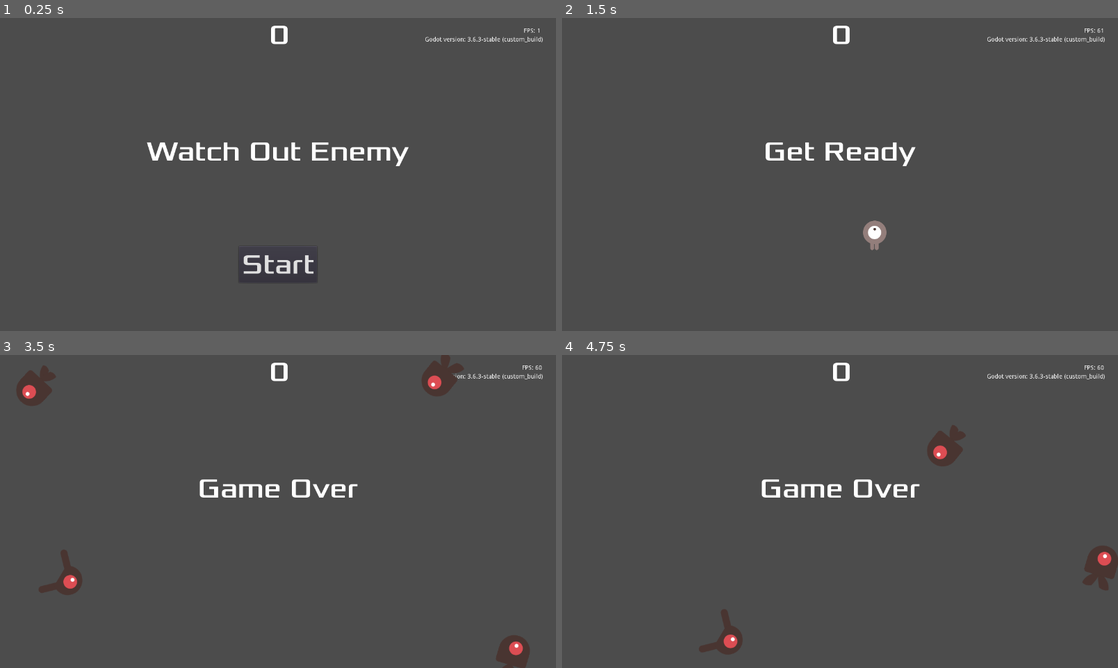
Above: before the commit, frames 1-4 (two rows, left to right).
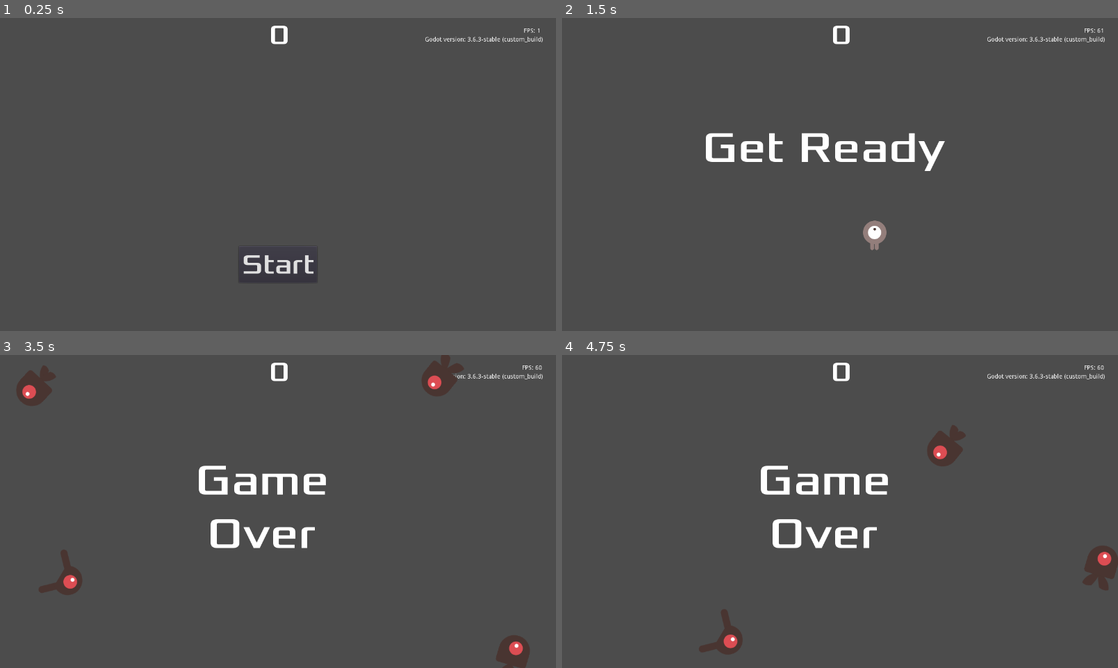
Above: after the commit, the same moments.

Repository: Straw8/TheLong
Game: Godot game, scene res://Main.tscn
Two runs of this game, one before a commit and one after it. Both use one fixed random seed, a clock stepped at 60 frames per second and the inputs below.
Inputs:
- Up to frame 1 (0.25 s): no input
- Up to frame 2 (1.5 s): click "Start" at 0.5 s; tap Enter at 1.25 s; hold Right (ui_right) from 1.28 s (still down)
- Up to frame 3 (3.5 s): release Right (ui_right) at 2.03 s; hold Down (ui_down) 2.03-2.78 s; hold Right (ui_right) from 2.78 s (still down)
- Up to frame 4 (4.75 s): release Right (ui_right) at 3.53 s; hold Up (ui_up) 3.53-4.28 s; hold Left (ui_left) from 4.28 s (still down)

The runs differ from the first frame. In frame 1, 1.1% of the frame differs, in the area x 26-74%, y 39-48%; in frame 2, 1.7%; in frame 3, 1.9%, in the area x 35-65%, y 35-62%; in frame 4, 1.9%.

Commit message:
显示中文

Diff:
--- a/Control.tscn
+++ b/Control.tscn
@@ -1,7 +1,8 @@
 [gd_scene load_steps=9 format=2]
 
 [ext_resource path="res://Control.gd" type="Script" id=1]
-[ext_resource path="res://font/Xolonium-Regular.ttf" type="DynamicFontData" id=2]
+[ext_resource path="res://中文.tres" type="DynamicFont" id=2]
+[ext_resource path="res://font/Xolonium-Regular.ttf" type="DynamicFontData" id=3]
 
 [sub_resource type="DynamicFontData" id=1]
 font_path = "res://font/Xolonium-Regular.ttf"
@@ -10,13 +11,9 @@
 size = 64
 font_data = SubResource( 1 )
 
-[sub_resource type="DynamicFont" id=3]
-size = 64
-font_data = ExtResource( 2 )
-
 [sub_resource type="DynamicFont" id=4]
 size = 64
-font_data = ExtResource( 2 )
+font_data = ExtResource( 3 )
 
 [sub_resource type="InputEventAction" id=5]
 action = "ui_select"
@@ -43,12 +40,12 @@
 anchor_right = 1.0
 anchor_bottom = 0.5
 margin_left = 315.0
-margin_top = 208.463
-margin_right = 925.0
-margin_bottom = 367.463
+margin_top = 208.0
+margin_right = 852.0
+margin_bottom = 348.0
 size_flags_vertical = 5
-custom_fonts/font = SubResource( 3 )
-text = "Watch Out Enemy"
+custom_fonts/font = ExtResource( 2 )
+text = "躲避敌人！"
 align = 1
 valign = 1
 autowrap = true
--- /dev/null
+++ b/中文.tres
@@ -0,0 +1,8 @@
+[gd_resource type="DynamicFont" load_steps=2 format=2]
+
+[sub_resource type="DynamicFontData" id=1]
+font_path = "res://font/Xolonium-Regular.ttf"
+
+[resource]
+size = 100
+font_data = SubResource( 1 )
--- /dev/null
+++ b/宋体.tres
@@ -0,0 +1,4 @@
+[gd_resource type="DynamicFont" format=2]
+
+[resource]
+size = 20
